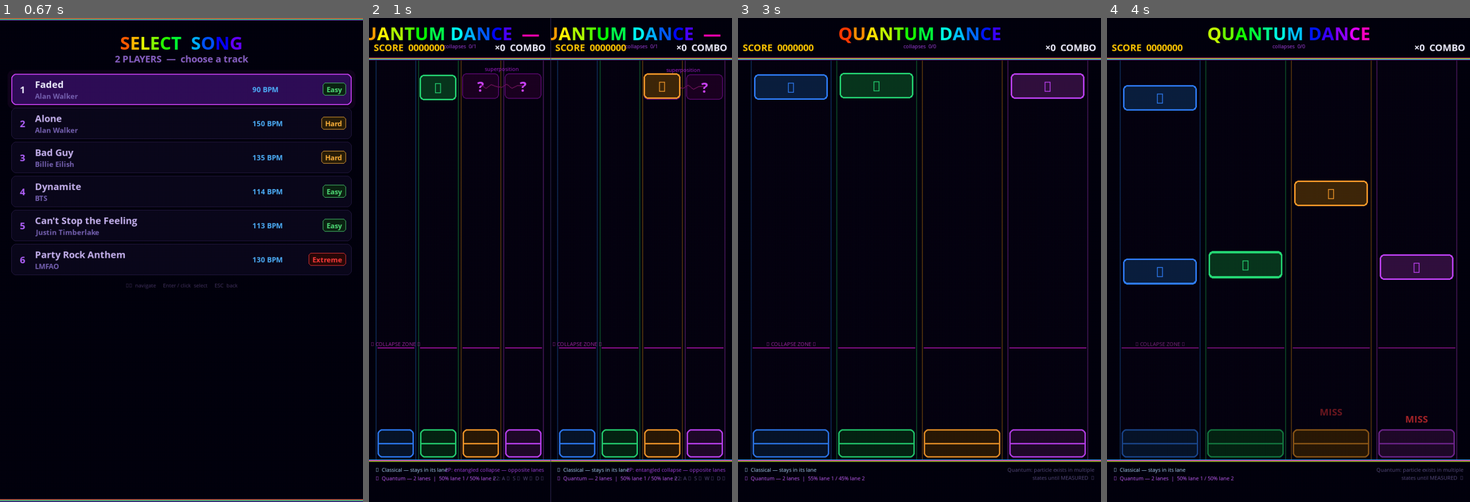
Above: before the commit, frames 1-4 (left to right).
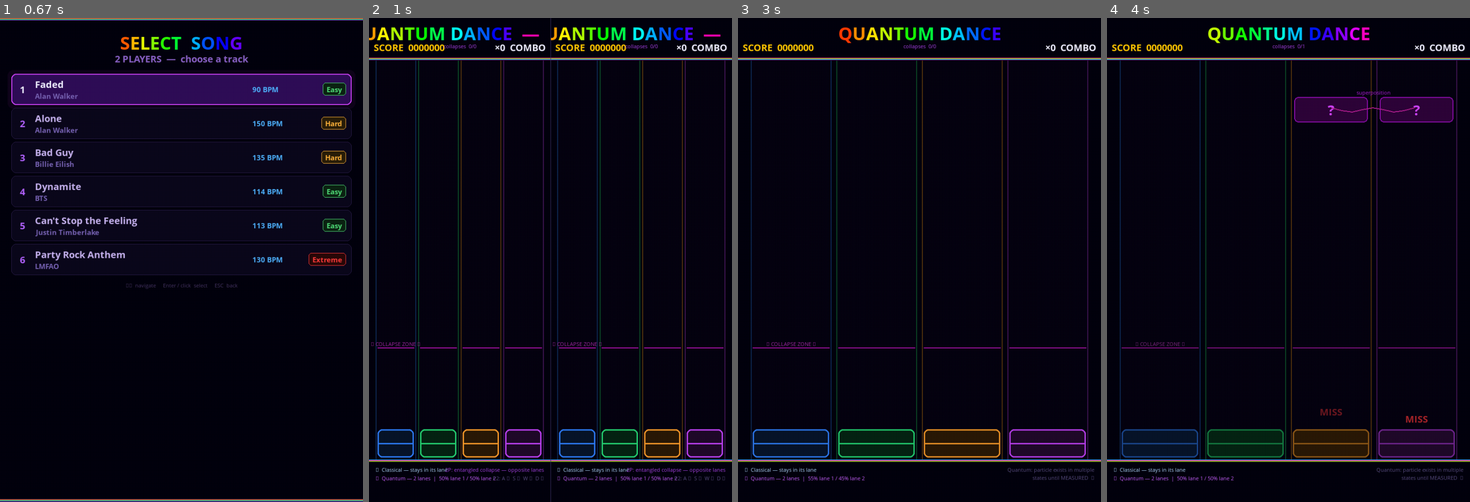
Above: after the commit, the same moments.

Repository: parzival1401/mobile_quantum-
Game: pygame game, started from dance_dance/quantum_optimized.py
Two runs of this game, one before a commit and one after it. Both use one fixed random seed, a clock stepped at 60 frames per second and the inputs below.
Inputs (mouse positions are in pixels of both pictures, inside the frame that each line leads up to):
- Up to frame 1 (0.67 s): press the mouse at (181, 303) at 0.37 s; move the mouse to (123, 337) at 0.47 s; release the mouse at (68, 371) at 0.6 s
- Up to frame 2 (1 s): tap Enter at 0.67 s
- Up to frame 3 (3 s): tap  at 1, 2.48 s; tap Esc at 1.33 s; press the mouse at (919, 260) at 1.7 s; move the mouse to (886, 351) at 1.8 s; release the mouse at (857, 443) at 1.93 s; hold Up 2-2.3 s; hold Down 2.33-2.63 s; click (843, 182) at 2.72 s
- Up to frame 4 (4 s): hold Up 3-3.37 s; move the mouse to (1168, 356) at 3.03 s; hold Right from 3.4 s (still down); tap  at 3.55 s

Frame 1 is identical in both runs. In frame 2, 1.6% of the frame differs, in the area x 13-98%, y 5-17%; in frame 3, 3.3%; in frame 4, 7.8%, in the area x 4-96%, y 5-56%.

Commit message:
Replace pygame.mixer.music with Sound on dedicated channel (fix ALSA conflict)
pygame.mixer.music opens a second audio device handle which fails with
ALSA "device busy" when plug:both_hdmi already holds both HDMI cards.
Solution: load MP3 as pygame.mixer.Sound on a reserved channel (ch 15)
so music and SFX share the same single device handle. Implements
_music_load/play/stop/get_busy/get_pos/set_volume helpers that match
the old mixer.music API so all callers are drop-in compatible.

Co-Authored-By: Claude Sonnet 4.6 <noreply@anthropic.com>

Diff:
--- a/dance_dance/quantum_optimized.py
+++ b/dance_dance/quantum_optimized.py
@@ -127,6 +127,48 @@
     screen = pygame.display.set_mode((SW, SH), _flags)
 pygame.display.set_caption("Quantum Dance  |  Quantum Exhibition")
 clk    = pygame.time.Clock()
+
+# ─────────────────────────────────────────────────────────────────────────────
+# Music player — uses a dedicated mixer channel instead of pygame.mixer.music
+# so it shares the same audio device as SFX (avoids ALSA "device busy" error)
+# ─────────────────────────────────────────────────────────────────────────────
+pygame.mixer.set_num_channels(16)   # reserve extra channels; ch 15 = music
+_MUSIC_CHANNEL   = pygame.mixer.Channel(15)
+_music_sound     = None   # currently loaded Sound object
+_music_start_ms  = 0      # pygame.time.get_ticks() when music started
+_music_volume    = 1.0
+
+def _music_load(path: str):
+    global _music_sound
+    try:
+        _music_sound = pygame.mixer.Sound(path)
+    except Exception as e:
+        print(f"[WARNING] Could not load music: {e}")
+        _music_sound = None
+
+def _music_play():
+    global _music_start_ms
+    if _music_sound is None: return
+    _MUSIC_CHANNEL.set_volume(_music_volume)
+    _MUSIC_CHANNEL.play(_music_sound)
+    _music_start_ms = pygame.time.get_ticks()
+
+def _music_stop():
+    _MUSIC_CHANNEL.stop()
+
+def _music_get_busy() -> bool:
+    return _MUSIC_CHANNEL.get_busy()
+
+def _music_get_pos() -> int:
+    """Returns milliseconds since music started, like pygame.mixer.music.get_pos()."""
+    if not _MUSIC_CHANNEL.get_busy():
+        return -1
+    return pygame.time.get_ticks() - _music_start_ms
+
+def _music_set_volume(vol: float):
+    global _music_volume
+    _music_volume = max(0.0, min(1.0, vol))
+    _MUSIC_CHANNEL.set_volume(_music_volume)
 
 # ─────────────────────────────────────────────────────────────────────────────
 # Game state enum
@@ -1506,22 +1548,18 @@
     p1 = PlayerState(0, KEYS_P1, ctx1)
     p2 = PlayerState(1, KEYS_P2, ctx2) if num_players == 2 else None
 
-    # Music
+    # Music — loaded as Sound on dedicated channel to avoid ALSA device conflict
     if SONG_FILE:
-        try:
-            pygame.mixer.music.set_volume(1.0)
-            pygame.mixer.music.load(SONG_FILE)
-            pygame.mixer.music.play()
-        except Exception as e:
-            print(f"[WARNING] Could not load music: {e}")
+        _music_set_volume(1.0)
+        _music_load(SONG_FILE)
+        _music_play()
 
 
 def stop_game():
     global game_state, win2, ren2, surf2, SONG_FILE
     global two_screen_mode, split_mode, ctx1, ctx2
     game_state = GameState.MENU
-    try: pygame.mixer.music.stop()
-    except Exception: pass
+    _music_stop()
     SONG_FILE = None
     if win2 is not None:
         try: win2.destroy()
@@ -1739,8 +1777,8 @@
                         elif p2 and event.joy == 1:
                             p2.handle_key(lane)
 
-        music_playing  = SONG_FILE and pygame.mixer.music.get_busy()
-        music_pos_ms   = pygame.mixer.music.get_pos() if music_playing else -1
+        music_playing  = SONG_FILE and _music_get_busy()
+        music_pos_ms   = _music_get_pos() if music_playing else -1
 
         update(dt, music_pos_ms)
         for nid in collapsed_outcomes:
@@ -1753,23 +1791,18 @@
             elapsed_sec = max(0.0, music_pos_ms / 1000.0 - SONG_OFFSET)
             time_left   = SONG_DURATION - elapsed_sec
             if time_left <= 0:
-                try: pygame.mixer.music.stop()
-                except Exception: pass
+                _music_stop()
             elif time_left <= FADE_START:
-                vol = max(0.0, time_left / FADE_START)
-                try: pygame.mixer.music.set_volume(vol)
-                except Exception: pass
+                _music_set_volume(max(0.0, time_left / FADE_START))
 
         # ── Transition to RESULTS ─────────────────────────────────────────────
-        # Use music position when available; fall back to elapsed clock timer
         if music_playing:
-            song_done = not pygame.mixer.music.get_busy()
+            song_done = not _music_get_busy()
         else:
             song_done = SONG_FILE is not None and _game_elapsed >= SONG_DURATION
 
         if song_done and not p1.notes and (p2 is None or not p2.notes):
-            try: pygame.mixer.music.set_volume(1.0)
-            except Exception: pass
+            _music_set_volume(1.0)
             game_state = GameState.RESULTS
 
         # ── Render ────────────────────────────────────────────────────────────
